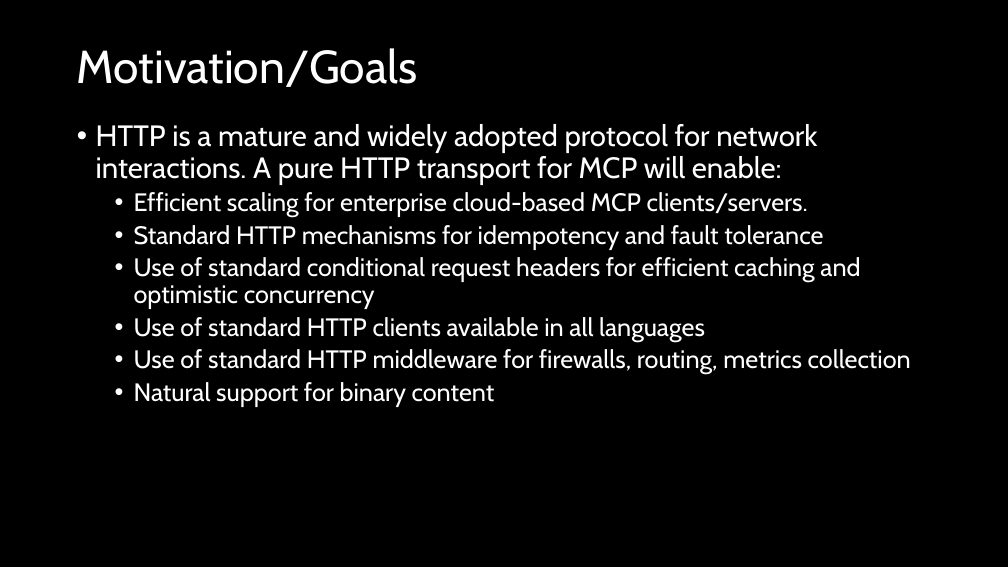
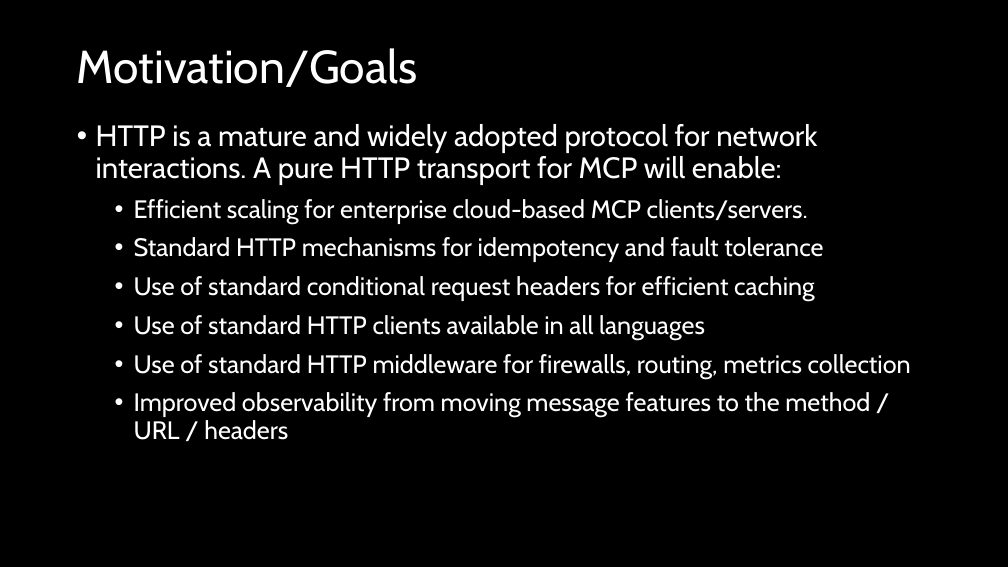
Before and after one commit to mikekistler/pure-http-transport, a slide deck: slide 2 of Pure-HTTP-Transport-for-MCP.pptx. Drawn at 1008x567 pixels with LibreOffice and Linux fonts; fonts in the diff are those of the drawing. Boxes give left, top, right and bottom in pixels: in the first picture for what was removed or moved away, otherwise in the second. Text is boxed around its words. In the diff, an @@ line names an element or a change of style, - is before the commit and + after.

```diff
--- a/Pure-HTTP-Transport-for-MCP.pptx
+++ b/Pure-HTTP-Transport-for-MCP.pptx
@@ text at [134, 199, 911, 379]: more space between paragraphs @@
@@ text at [134, 276, 815, 301]: text changed @@
-  • Use of standard conditional request headers for efficient caching and optimistic concurrency
+  • Use of standard conditional request headers for efficient caching
@@ text at [134, 392, 870, 440]: text changed @@
-  • Natural support for binary content
+  • Improved observability from moving message features to the method / URL / headers
```
Also in this commit, not shown: 1 other slide changed, 2 other files.
